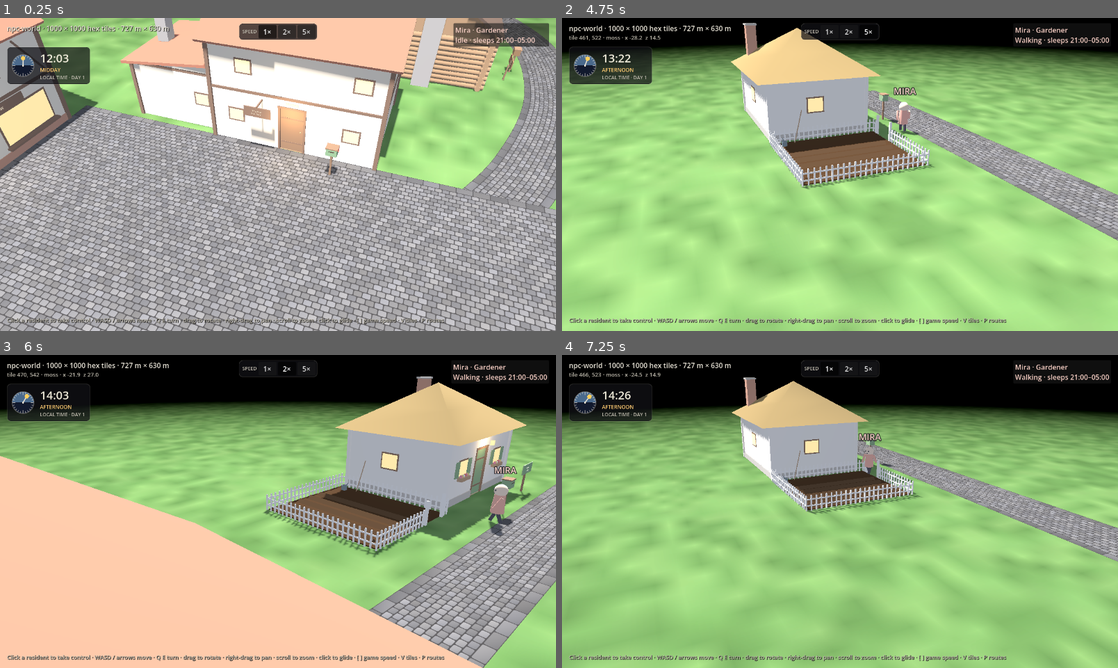
Above: before the commit, frames 1-4 (two rows, left to right).
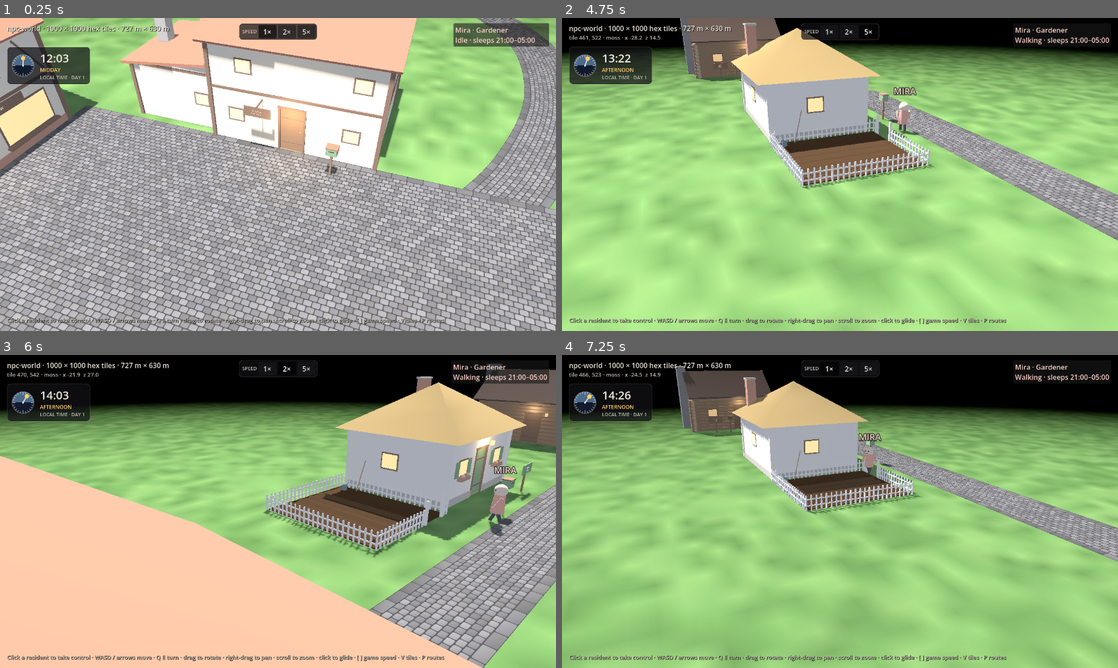
Above: after the commit, the same moments.

Repository: tibitzu/npc-world-godot
Game: Godot game, scene res://scenes/world/world.tscn
Same seed, same stepped clock (60 frames per second), same inputs: the game is played once before the commit and once after it.
Inputs (mouse positions are in pixels of both pictures, inside the frame that each line leads up to):
- Up to frame 1 (0.25 s): no input
- Up to frame 2 (4.75 s): click "Mira · Gardener Idle · sleeps…" at 0.5 s; click "Let go" at 1.25 s; tap A (cam_left) at 2, 2.75, 3.5 s; move the mouse to (962, 158) at 2.02 s; hold ] (speed_up) 2.03-2.75 s; hold S (cam_back) 2.03-2.75 s; click (962, 158) at 2.17 s; drag from (728, 190) to (812, 237) at 2.77 s; move the mouse to (895, 105) at 3.52 s; hold ] (speed_up) 3.53-4.25 s; hold A (cam_left) 3.53-4.25 s; drag from (812, 237) to (673, 127) at 4.27 s
- Up to frame 3 (6 s): tap A (cam_left) at 5, 5.75 s; move the mouse to (444, 558) at 5.02 s; hold [ (speed_down) 5.03-5.75 s; hold Q (cam_turn_left) 5.03-5.75 s; drag from (111, 464) to (194, 433) at 5.77 s
- Up to frame 4 (7.25 s): move the mouse to (867, 511) at 6.52 s; hold [ (speed_down) from 6.53 s (still down); hold F (interact) from 6.53 s (still down); click (867, 511) at 6.67 s

The runs differ from the first frame. In frame 1, 3.2% of the frame differs, in the area x 72-94%, y 0-24%; in frame 2, 2.3%; in frame 3, 2.7%; in frame 4, 2.5%.

Commit message:
Timber Hollow moves out past the end of the west road, its door facing Rosehip Cottage
Co-Authored-By: Claude Opus 5.5 <noreply@anthropic.com>
Claude-Session: https://claude.ai/code/session_01GrieSD8FtGLQU19TCKvUTk

Diff:
--- a/data/buildings/cabin.tres
+++ b/data/buildings/cabin.tres
@@ -8,5 +8,5 @@
 id = "cabin"
 display_name = "Timber Hollow"
 scene = ExtResource("2_scene")
-position = Vector2(4.8, -13)
+position = Vector2(-50, 14.3)
 rotation = 90.0
Not shown, changed: README.md
